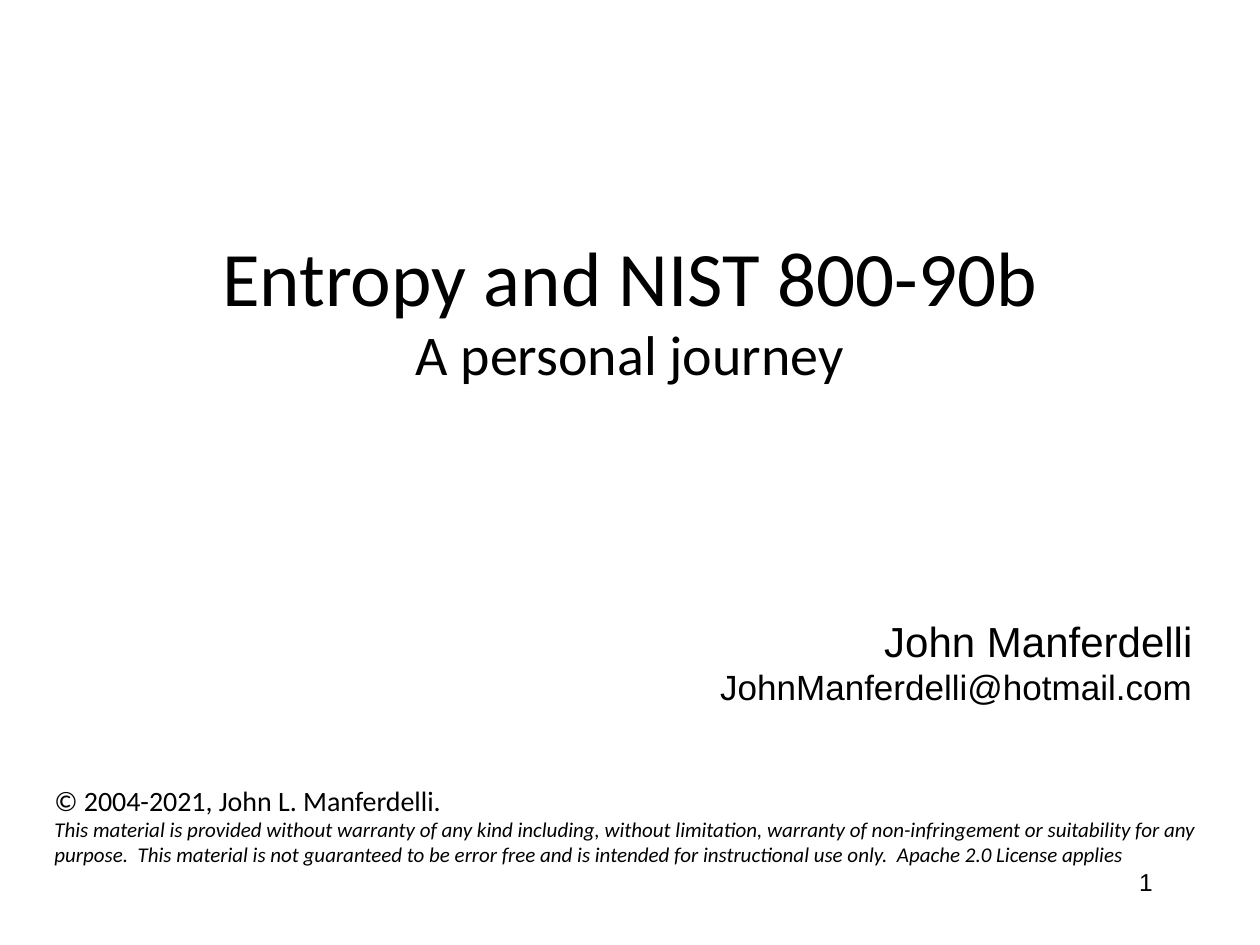
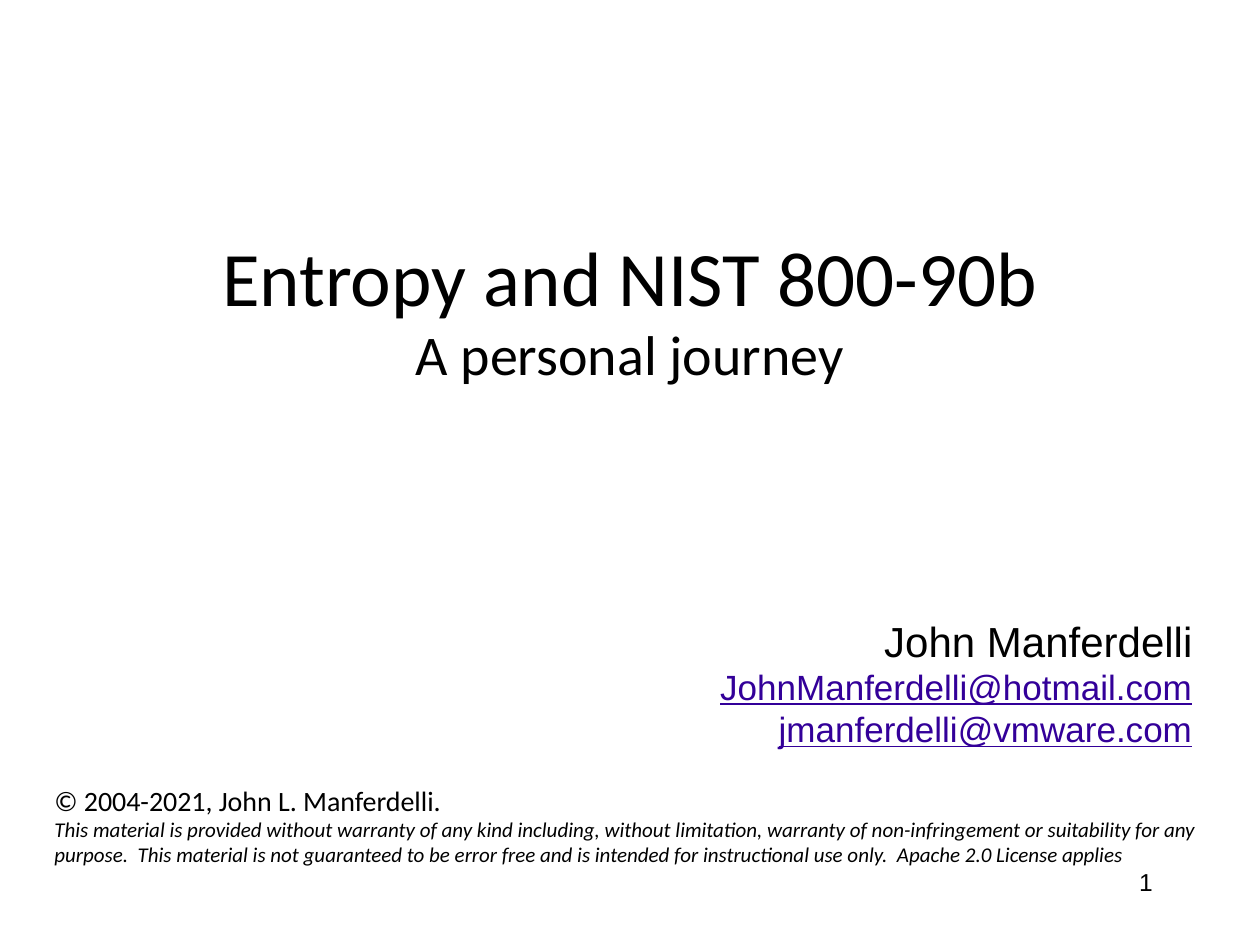
Before and after one commit to jlmucb/class_notes, a slide deck: slide 1 of BerkeleyClass/CS290Spring2013/Lectures/entropy_talk.pptx. Drawn at 1260x945 pixels with LibreOffice and Linux fonts; fonts in the diff are those of the drawing. Boxes give left, top, right and bottom in pixels: in the first picture for what was removed or moved away, otherwise in the second. Text is boxed around its words. In the diff, an @@ line names an element or a change of style, - is before the commit and + after.

Commit message:
formatting slides

```diff
--- a/BerkeleyClass/CS290Spring2013/Lectures/entropy_talk.pptx
+++ b/BerkeleyClass/CS290Spring2013/Lectures/entropy_talk.pptx
@@ text at box(720, 674, 1192, 705): text colour #000000 to #330099, underline on in "JohnManferdelli@hotmail.com" @@
@@ text at box(779, 716, 1192, 749): paragraph added @@
+jmanferdelli@vmware.com
```
Also in this commit, not shown: 23 other slides changed, 1 other file.
